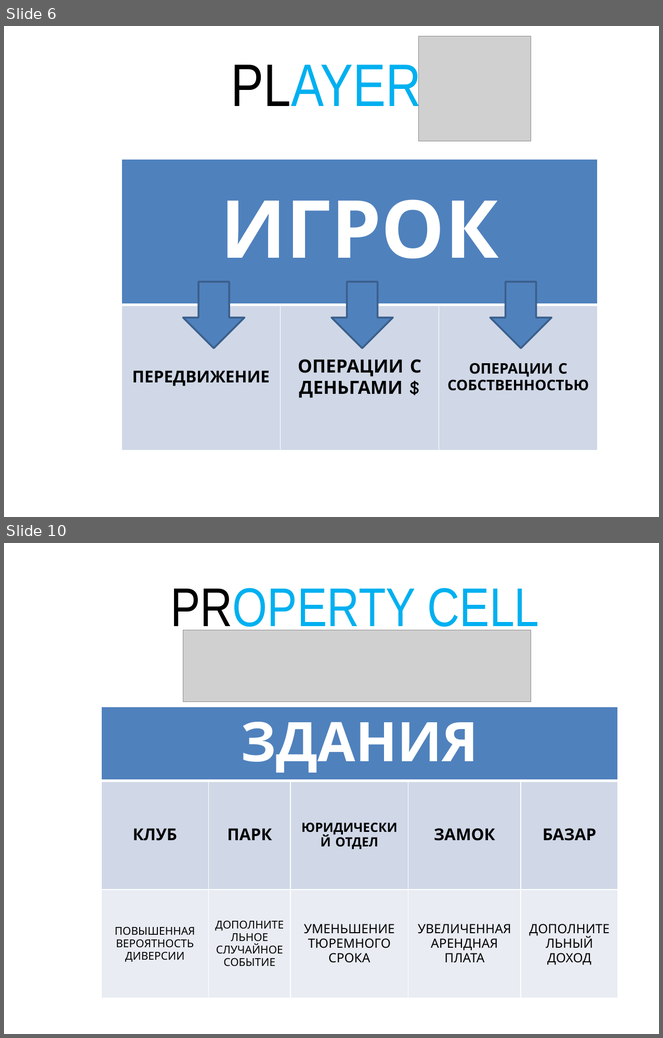
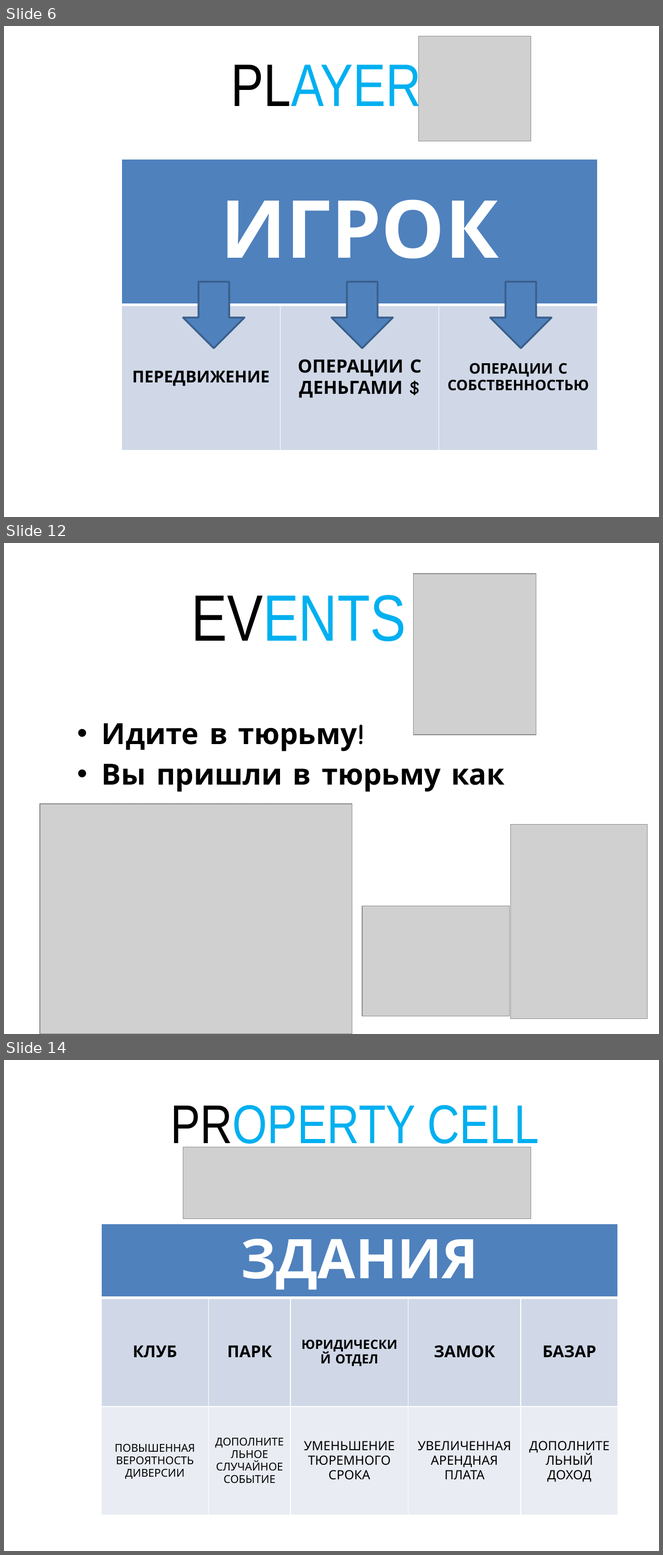
Before and after one commit to rlbozhko/nc-monopoly-ta-2014, a slide deck: docs/Презентация Черновик.pptm. Shown one above the other, each under a label of ours: slides 6 and 10 before the commit, slides 6, 12 and 14 after it; the slides between them are not shown. The pictures are 663x1038 and 663x1555 pixels, drawn with LibreOffice and Linux fonts; fonts in the diff are those of the drawing; grey boxes stand for pictures; background and template pictures are left out. Boxes give left, top, right and bottom in pixels: in the first picture for what was removed or moved away, otherwise in the second. Text is boxed around its words. In the diff, an @@ line names an element or a change of style, - is before the commit and + after.

```diff
--- a/docs/Презентация Черновик.pptm
+++ b/docs/Презентация Черновик.pptm
@@ slide 12 added at (4, 543, 659, 1034), background picture (left out) @@
@@ picture added at (414, 574, 536, 735) @@
@@ title added at (191, 595, 406, 642), 72 pt, text #00B0F0 @@
+EVENTS
@@ text added at (102, 723, 505, 805), 32 pt, text #000000, bold @@
+• Идите в тюрьму!
+• Вы пришли в тюрьму как посетитель
@@ picture added at (40, 804, 352, 1034) @@
@@ picture added at (510, 825, 647, 1019) @@
@@ picture added at (362, 906, 510, 1017) @@
@@ what was slide 10 is now slide 14 @@
```
Also in this commit, not shown: 5 slides changed, 3 other slides added.
